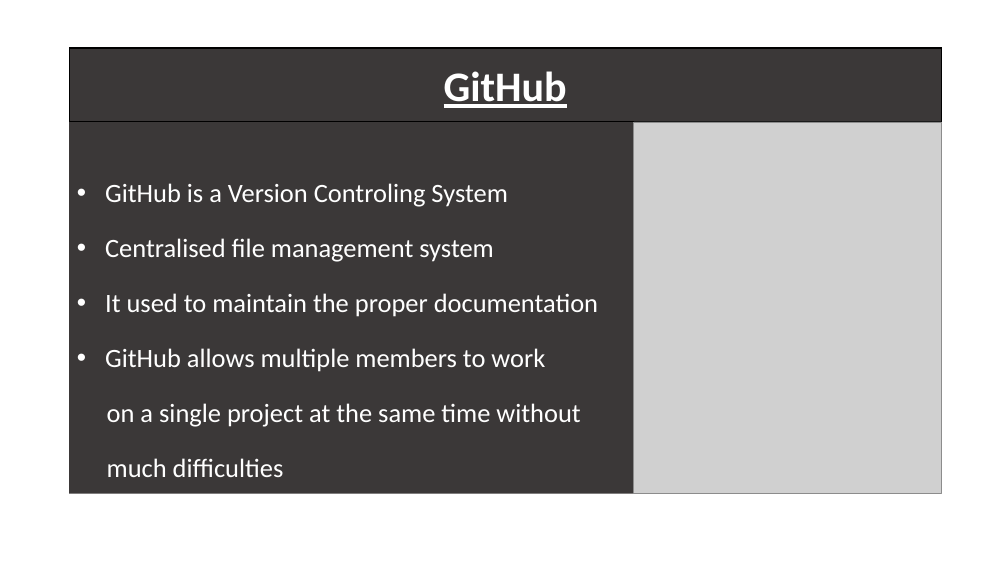
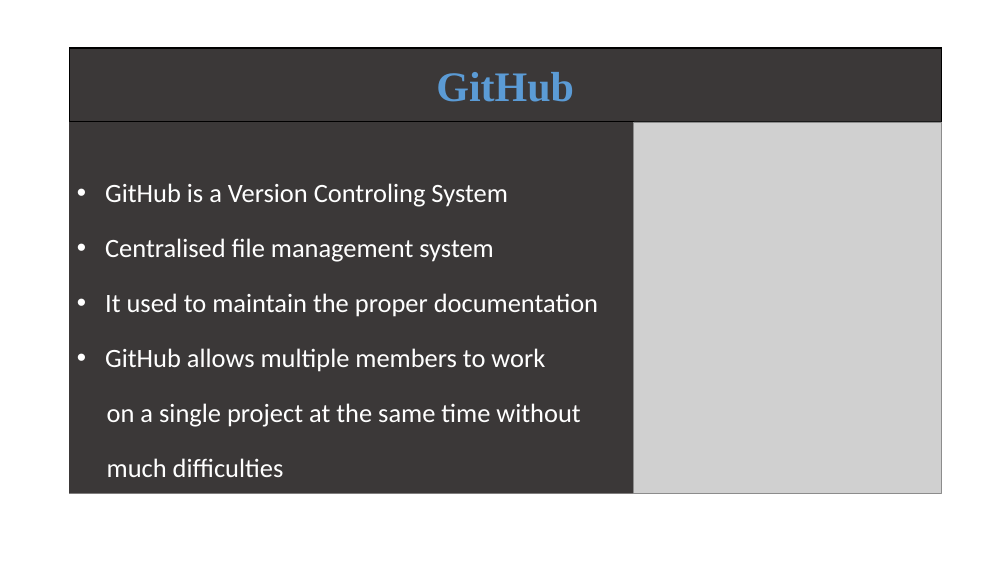
Before and after one commit to ATE186-Murali/PPT, a slide deck: slide 5 of GitHub.pptx. Drawn at 1008x567 pixels with LibreOffice and Linux fonts; fonts in the diff are those of the drawing; grey boxes stand for pictures. Boxes give left, top, right and bottom in pixels: in the first picture for what was removed or moved away, otherwise in the second. Text is boxed around its words. In the diff, an @@ line names an element or a change of style, - is before the commit and + after.

```diff
--- a/GitHub.pptx
+++ b/GitHub.pptx
@@ rectangle "GitHub" at [70,48,941,123]: font Calibri to Times New Roman, text colour #FFFFFF to #5B9BD5, underline off @@
```
Also in this commit, not shown: 8 other slides changed.
